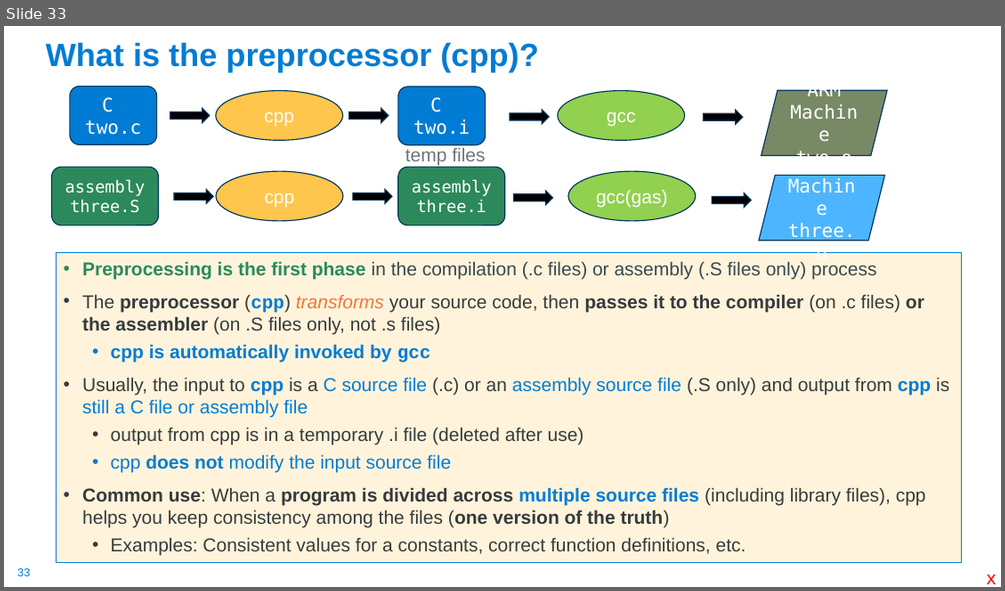
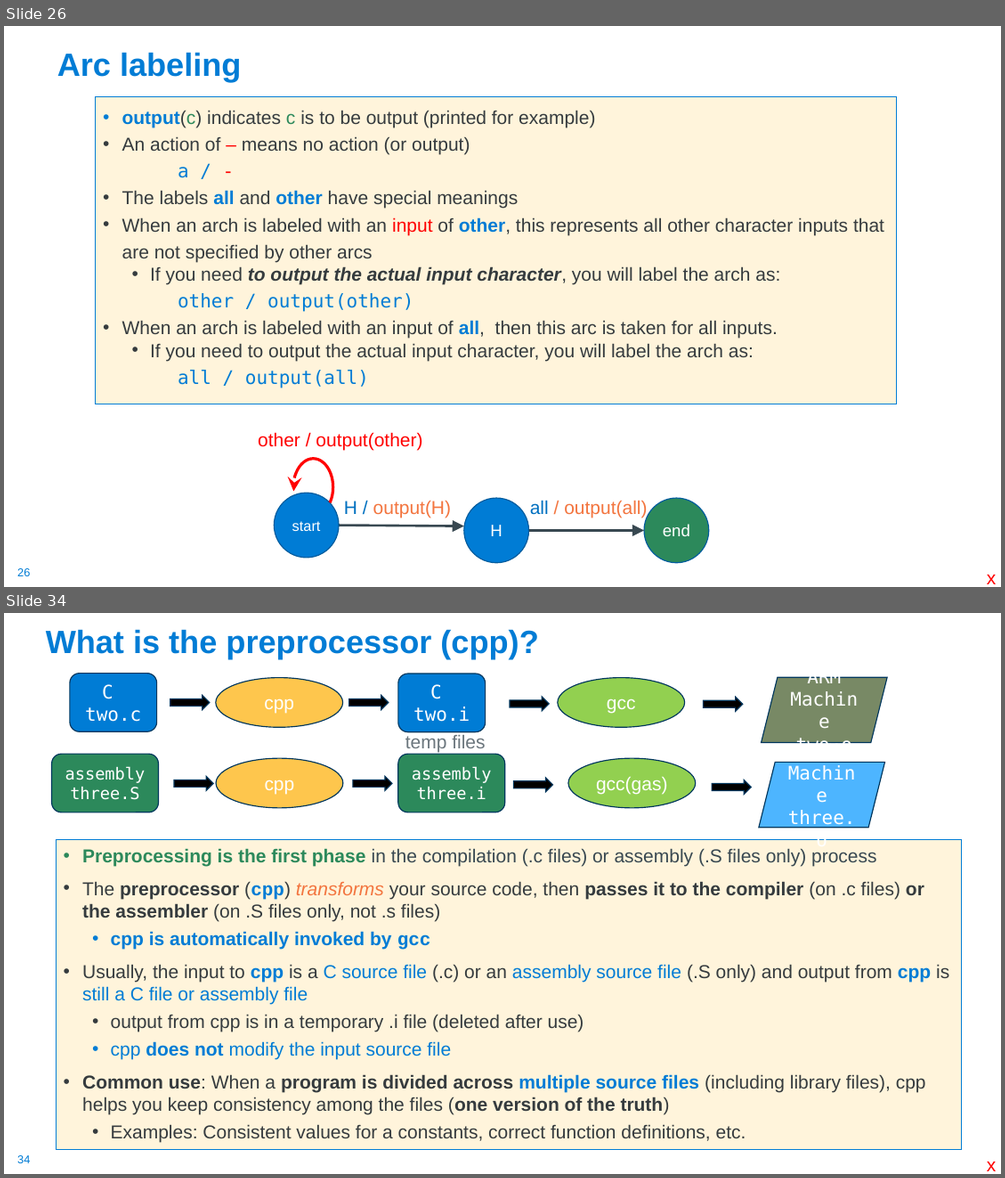
Before and after one commit to cse30-sp24/Muller-Slides, a slide deck: 01-C-Part1.pptx. Shown one above the other, each under a label of ours: slide 33 before the commit, slides 26 and 34 after it; the slides between them are not shown. The pictures are 1005x591 and 1005x1178 pixels, drawn with LibreOffice and Linux fonts; fonts in the diff are those of the drawing. Boxes give left, top, right and bottom in pixels: in the first picture for what was removed or moved away, otherwise in the second. Text is boxed around its words. In the diff, an @@ line names an element or a change of style, - is before the commit and + after.

```diff
--- a/01-C-Part1.pptx
+++ b/01-C-Part1.pptx
@@ slide 26 added at (x1=4, y1=26, x2=1001, y2=587), background #FFFFFF; not listed: 1 template element that a slide beside it also shows @@
@@ title added at (x1=57, y1=52, x2=241, y2=82), 31 pt, text #007CD5, bold @@
+Arc labeling
@@ text added at (x1=96, y1=97, x2=896, y2=403), fill #FFF4DB, outline #007CD5 0.75 pt, 18 pt, text #363B3E @@
+• output(c) indicates c is to be output (printed for example)
+• An action of – means no action (or output)
+a / -
+• The labels all and other have special meanings
+• When an arch is labeled with an input of other, this represents all other character inputs that are not specified by other arcs
+  • If you need to output the actual input character, you will label the arch as:
+other / output(other)
+• When an arch is labeled with an input of all, then this arc is taken for all inputs.
+  • If you need to output the actual input character, you will label the arch as:
+all / output(all)
@@ group added at (x1=258, y1=432, x2=709, y2=563): 3 ellipses, 3 texts, 2 arrows, 1 arc (boxed as its full ellipse) @@
+H
+H / output(H)
+end
+all / output(all)
+start
+other / output(other)
@@ text added at (x1=987, y1=574, x2=995, y2=584), 18 pt, text #FF0000 @@
+x
@@ what was slide 33 is now slide 34 @@
@@ page number at (x1=17, y1=1155, x2=30, y2=1163): text changed @@
-33
+34
```
Also in this commit, not shown: 21 slides changed, 1 other file.
